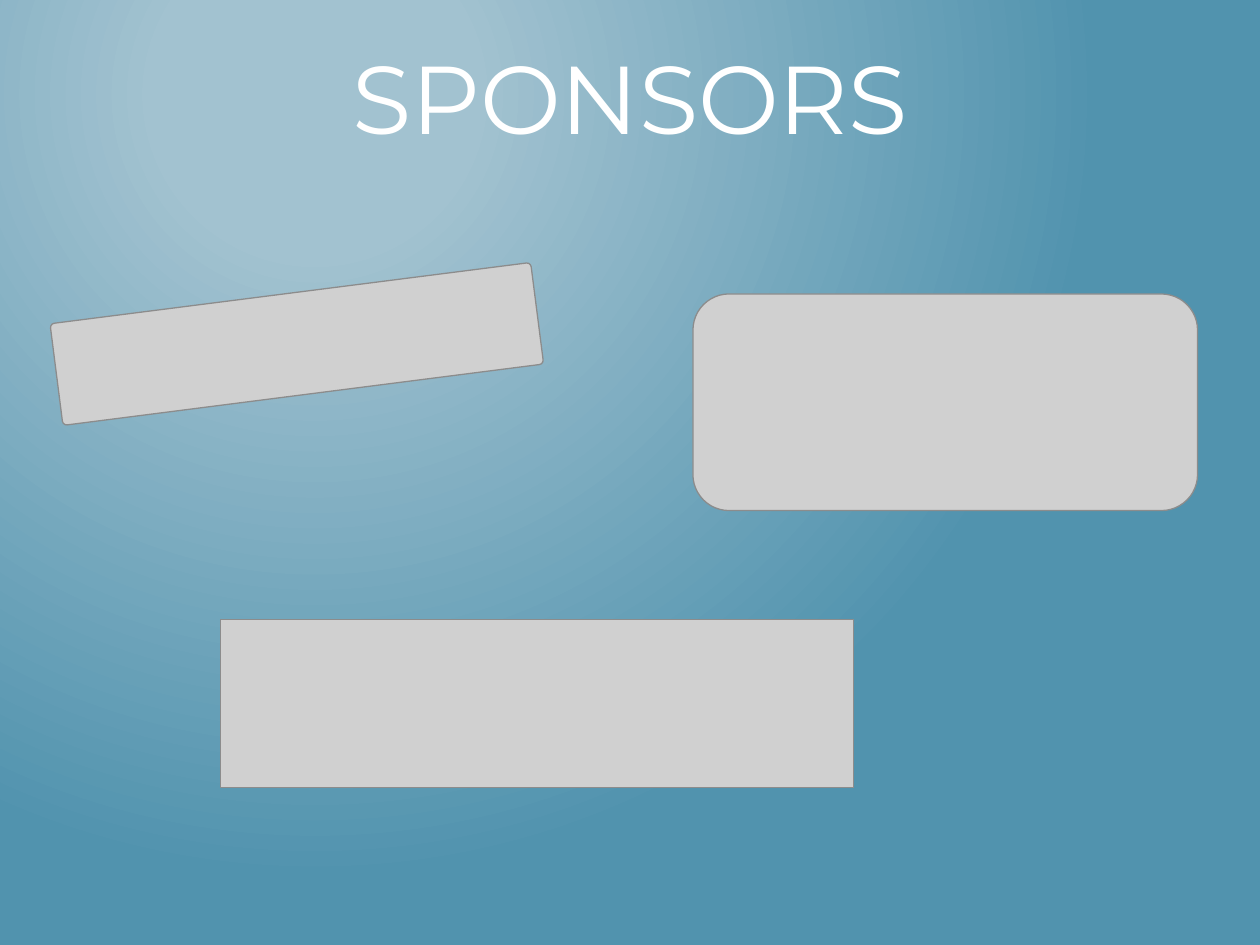
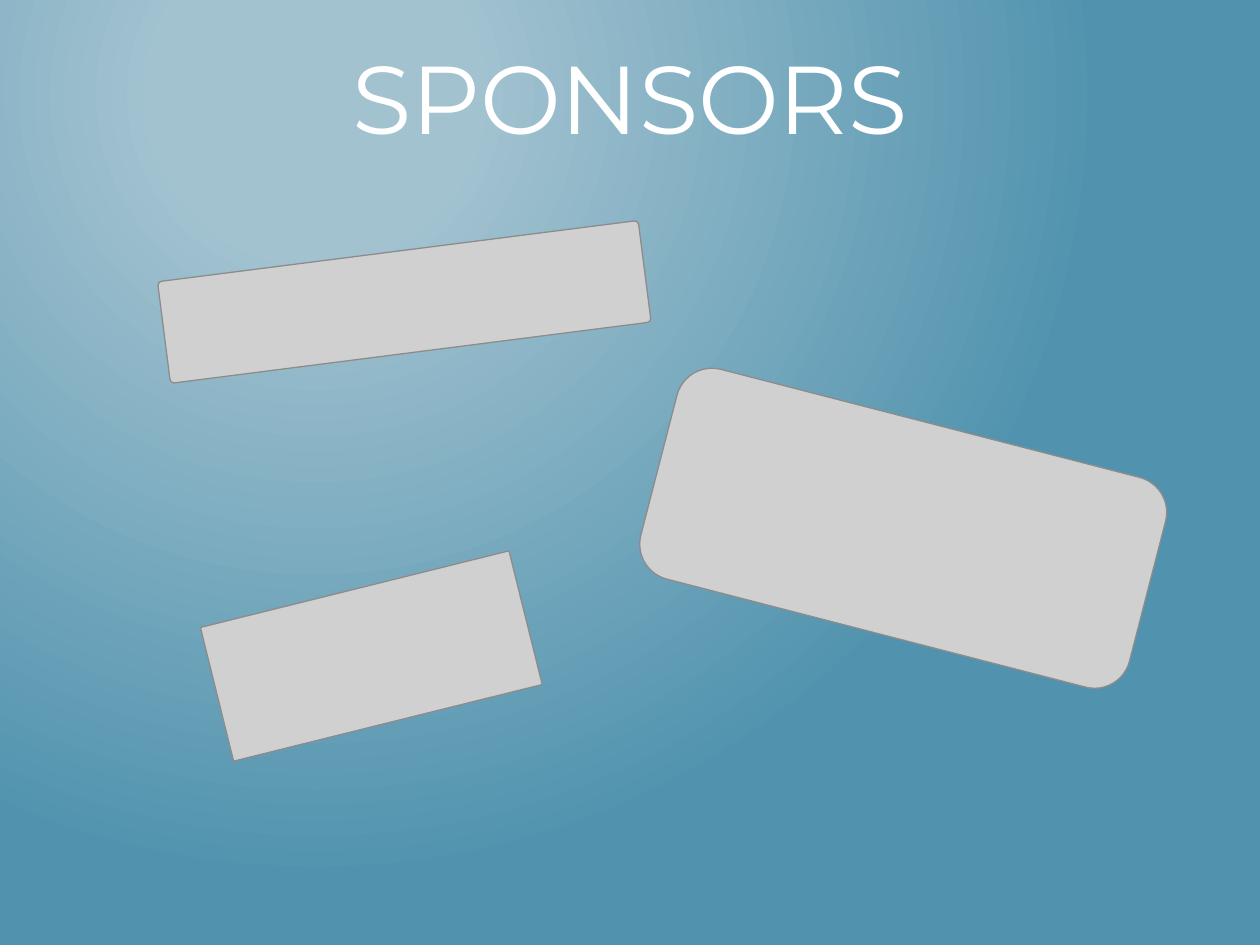
Before and after one commit to mlinnen/CloudHomeSecurity, a slide deck: slide 2 of docs/HacknightPowerPoint.pptx. Drawn at 1260x945 pixels with LibreOffice and Linux fonts; fonts in the diff are those of the drawing; grey boxes stand for pictures. Boxes give left, top, right and bottom in pixels: in the first picture for what was removed or moved away, otherwise in the second. Text is boxed around its words. In the diff, an @@ line names an element or a change of style, - is before the commit and + after.

Commit message:
Updated a few slides

```diff
--- a/docs/HacknightPowerPoint.pptx
+++ b/docs/HacknightPowerPoint.pptx
@@ picture: place and size @@
-picture at box(50, 262, 544, 425)
+picture at box(158, 220, 652, 383)
@@ picture at box(632, 360, 1175, 696): rotation 0 to 14 degrees @@
@@ picture added at box(201, 551, 542, 761) @@
@@ picture removed at box(220, 620, 854, 788) @@
```
Also in this commit, not shown: 2 other slides changed.
